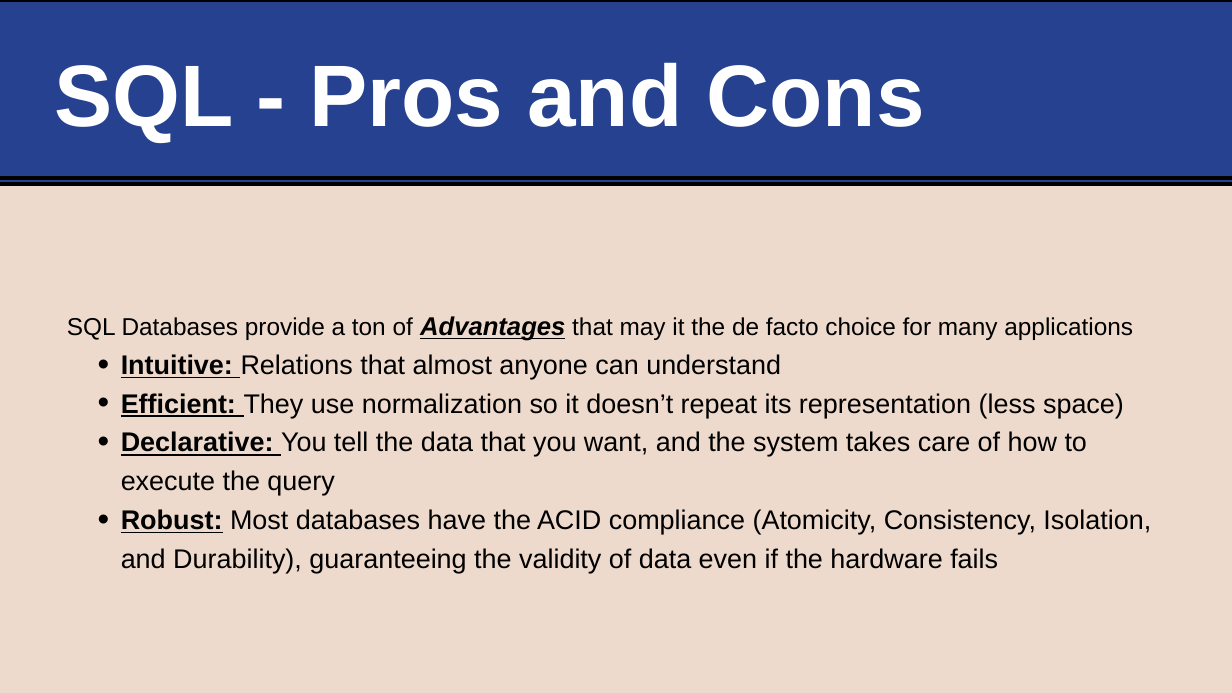
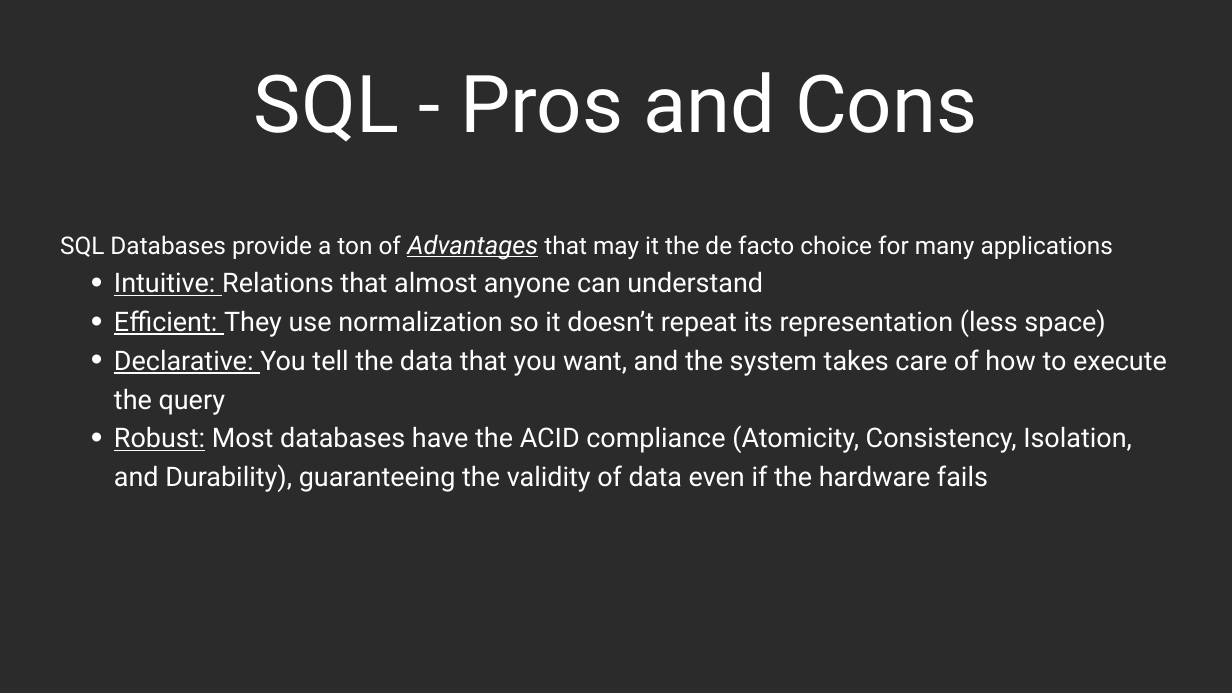
Before and after one commit to life-efficient/Data-Engineering, a slide deck: slide 7 of 2. SQL/1. SQL Basics/1. SQL Basics.pptx (slide 6 before the commit). Drawn at 1232x693 pixels with LibreOffice and Linux fonts; fonts in the diff are those of the drawing; background and template pictures are left out; a plain dark background stands for a picture behind light text. Boxes give left, top, right and bottom in pixels: in the first picture for what was removed or moved away, otherwise in the second. Text is boxed around its words. In the diff, an @@ line names an element or a change of style, - is before the commit and + after.

```diff
--- a/2. SQL/1. SQL Basics/1. SQL Basics.pptx
+++ b/2. SQL/1. SQL Basics/1. SQL Basics.pptx
@@ background #EDDACC to picture (left out) @@
@@ rectangle removed at (x1=0, y1=0, x2=1232, y2=184) @@
@@ title "SQL - Pros and Cons" moved from (x1=54, y1=62, x2=925, y2=142) to (x1=254, y1=72, x2=977, y2=142) @@
@@ title "SQL - Pros and Cons" at (x1=254, y1=72, x2=977, y2=142): size 136 to 124.2 pt, font Arial to Roboto, bold off; alignment left to centre; vertical alignment middle to bottom @@
@@ line removed from (0, 178) to (1232, 178) @@
@@ text "SQL Databases provide a ton ..." moved from (x1=67, y1=316, x2=1151, y2=573) to (x1=60, y1=234, x2=1167, y2=492) @@
@@ text "SQL Databases provide a ton ..." at (x1=60, y1=234, x2=1167, y2=492): font Arial to Roboto, text colour #000000 to #FFFFFF; bold off in "Advantages", "Intuitive:", "Efficient:", "Declarative:" and 1 more places @@
```
Also in this commit, not shown: 23 other slides changed, 4 slides added, 3 slides removed, 1 other file.
